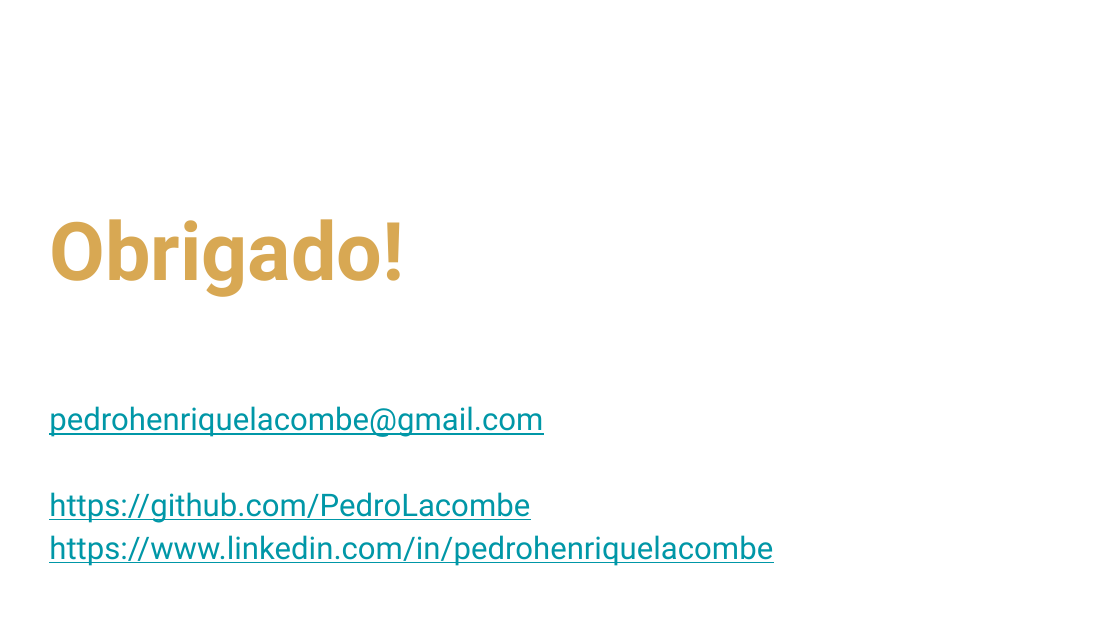
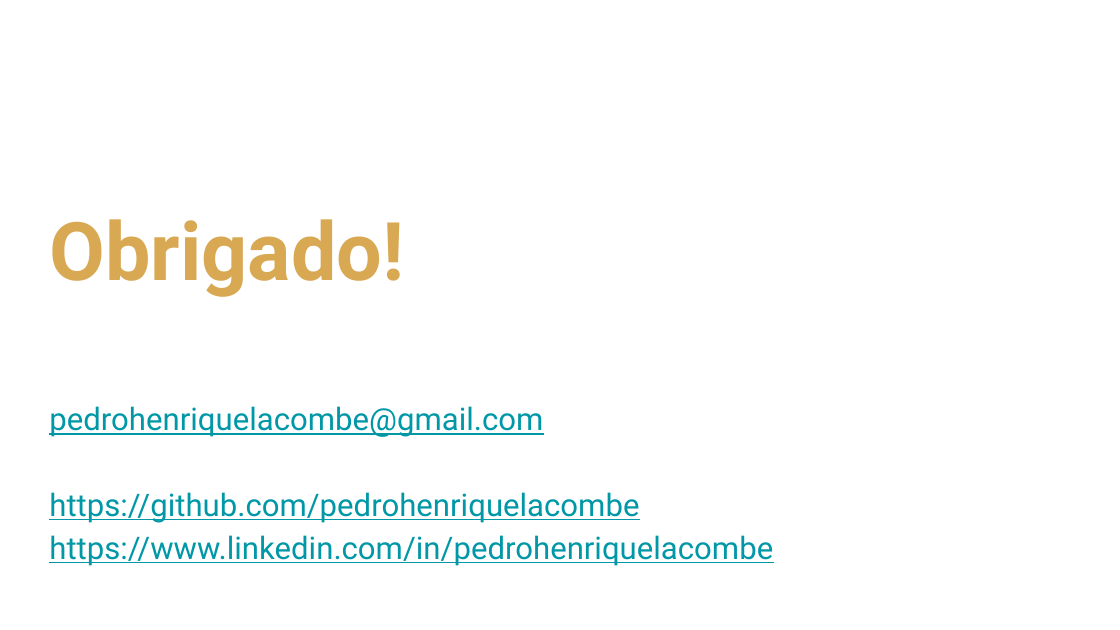
Before and after one commit to rocketseat-creators-program/java-stream-api-2021-05-22, a slide deck: slide 8 of ApresentacaoStreamAPI.pptx. Drawn at 1120x630 pixels with LibreOffice and Linux fonts; fonts in the diff are those of the drawing; background and template pictures are left out. Boxes give left, top, right and bottom in pixels: in the first picture for what was removed or moved away, otherwise in the second. Text is boxed around its words. In the diff, an @@ line names an element or a change of style, - is before the commit and + after.

```diff
--- a/ApresentacaoStreamAPI.pptx
+++ b/ApresentacaoStreamAPI.pptx
@@ subtitle at [49,492,639,523]: text changed @@
-https://github.com/PedroLacombe
+https://github.com/pedrohenriquelacombe
```
Also in this commit, not shown: 1 other slide changed, 1 other file.
